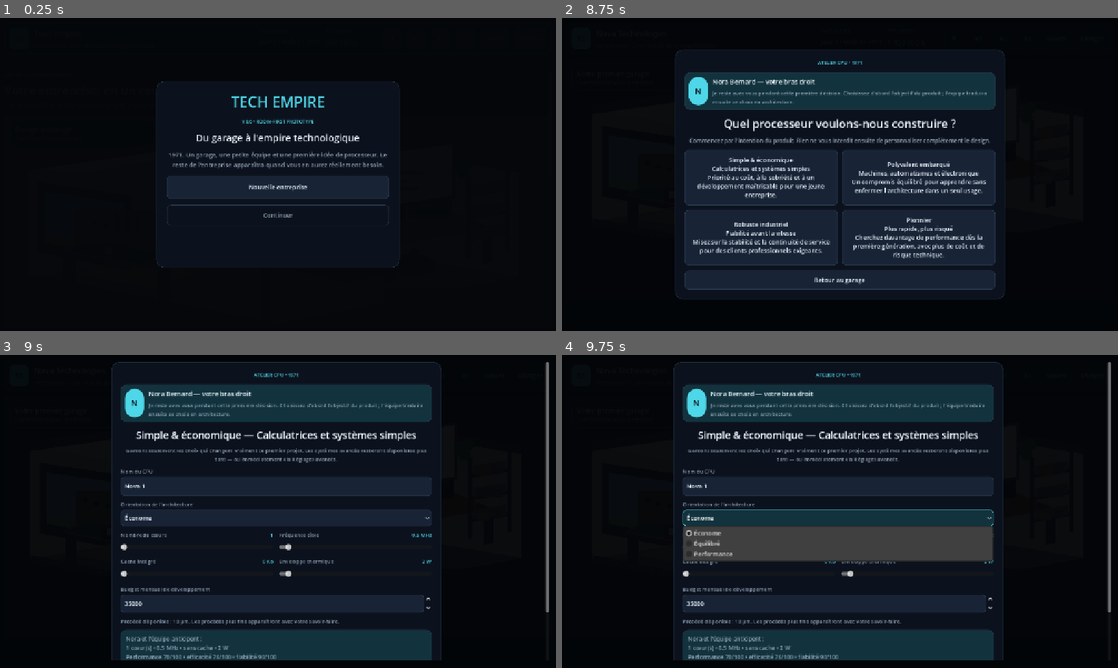
Above: before the commit, frames 1-4 (two rows, left to right).
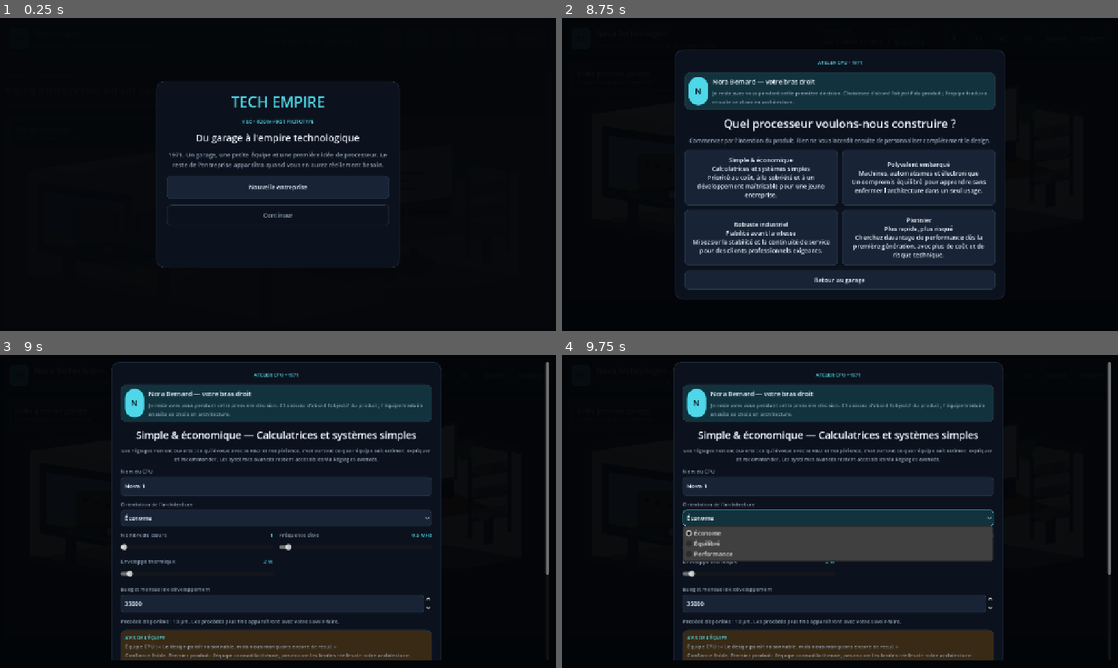
Above: after the commit, the same moments.

Repository: vadorus/addonhardwaregame2d
Game: Godot game, scene res://main.tscn
The game is run twice, just before and just after one commit, with the same random seed, the same clock (stepped at 60 frames per second) and the same inputs.
Inputs (mouse positions are in pixels of both pictures, inside the frame that each line leads up to):
- Up to frame 1 (0.25 s): no input
- Up to frame 2 (8.75 s): click "Nouvelle entreprise" at 0.5 s; click "Ⅱ" at 1.25 s; click "x1" at 2 s; click "x2" at 2.75 s; click "x3" at 3.5 s; click "Sauver" at 4.25 s; click "Charger" at 5 s; click (689, 249) at 5.77 s; click (828, 230) at 6.52 s; click (695, 193) at 7.25 s; click "Nouveau processeur" at 8 s
- Up to frame 3 (9 s): click "Simple & économique Calculatr…" at 8.75 s
- Up to frame 4 (9.75 s): click "Économe" at 9.5 s

Frames 1-2 are identical in both runs. In frame 3, 6.3% of the frame differs, in the area x 21-99%, y 29-98%; in frame 4, 6.2%.

Commit message:
ux: make first CPU estimates honest about company knowledge

Diff:
--- a/ui/FirstCpuWorkshop.gd
+++ b/ui/FirstCpuWorkshop.gd
@@ -6,6 +6,7 @@
 
 const UI := preload("res://ui/UiKit.gd")
 const CPU_DESIGN := preload("res://scripts/CpuDesign.gd")
+const CPU_ADVICE := preload("res://scripts/CpuAdvice.gd")
 
 const BRIEFS := [
 	{
@@ -68,11 +69,13 @@
 var _cores: HSlider
 var _frequency: HSlider
 var _cache: HSlider
+var _cache_field_root: Control
 var _tdp: HSlider
 var _cores_value: Label
 var _frequency_value: Label
 var _cache_value: Label
 var _tdp_value: Label
+var _advisor_label: Label
 var _preview_label: Label
 var _error_label: Label
 
@@ -182,7 +185,7 @@
 	_brief_title = UI.label("Premier CPU", 23)
 	_brief_title.horizontal_alignment = HORIZONTAL_ALIGNMENT_CENTER
 	_config_view.add_child(_brief_title)
-	var config_intro := UI.muted_label("Gardons seulement les choix qui changent vraiment ce premier projet. Les systèmes avancés resteront disponibles plus tard — ou immédiatement via Réglages avancés.", 12)
+	var config_intro := UI.muted_label("Les réglages restent ouverts : ce qui évolue avec la R&D et l'expérience, c'est surtout ce que l'équipe sait estimer, expliquer et recommander. Les systèmes avancés restent accessibles via Réglages avancés.", 12)
 	config_intro.autowrap_mode = TextServer.AUTOWRAP_WORD_SMART
 	config_intro.horizontal_alignment = HORIZONTAL_ALIGNMENT_CENTER
 	_config_view.add_child(config_intro)
@@ -219,6 +222,7 @@
 	var cache_field := _slider_field("Cache intégré", 0.0, 32.0, 1.0, 0.0)
 	_cache = cache_field.slider
 	_cache_value = cache_field.value_label
+	_cache_field_root = cache_field.root
 	tech_grid.add_child(cache_field.root)
 
 	var tdp_field := _slider_field("Enveloppe thermique", 1.0, 25.0, 1.0, 2.0)
@@ -238,6 +242,16 @@
 	var node_label := UI.muted_label("Procédé disponible : 10 µm. Les procédés plus fins apparaîtront avec votre savoir-faire.", 12)
 	node_label.autowrap_mode = TextServer.AUTOWRAP_WORD_SMART
 	_config_view.add_child(node_label)
+
+	var advisor_panel := UI.card(UI.APP_AMBER_DARK, 12, 10)
+	var advisor_box := VBoxContainer.new()
+	advisor_box.add_theme_constant_override("separation", 4)
+	advisor_panel.add_child(advisor_box)
+	advisor_box.add_child(UI.eyebrow("AVIS DE L'ÉQUIPE"))
+	_advisor_label = UI.muted_label("", 12)
+	_advisor_label.autowrap_mode = TextServer.AUTOWRAP_WORD_SMART
+	advisor_box.add_child(_advisor_label)
+	_config_view.add_child(advisor_panel)
 
 	var preview_panel := UI.card(UI.APP_CYAN_DARK, 12, 12)
 	_preview_label = UI.muted_label("", 13)
@@ -342,6 +356,13 @@
 func selected_brief_key() -> String:
 	return _selected_key
 
+func advisor_text() -> String:
+	return _advisor_label.text if _advisor_label != null else ""
+
+func advisor_detail_level() -> int:
+	var focus := str(_selected_brief.get("focus", "BALANCED")) if not _selected_brief.is_empty() else "BALANCED"
+	return CPU_ADVICE.detail_level(focus)
+
 func set_viewport_width(width: float) -> void:
 	if _panel != null:
 		_panel.custom_minimum_size.x = clampf(width - 32.0, 300.0, 760.0)
@@ -379,21 +400,81 @@
 		int(_budget.value),
 		GameData.sourcing_profile("INTERNAL")
 	)
-	_preview_label.text = "Nora et l'équipe anticipent :\n%s • %s • %s • %d W\nPerformance %.0f/100 • efficacité %.0f/100 • fiabilité %.0f/100\nDéveloppement ~%d mois • programme ~%s € • coût technique ~%s €/unité\nCible : %s • priorité : %s" % [
+	var advice := CPU_ADVICE.advice(design, evaluation, str(_selected_brief.get("focus", "BALANCED")))
+	var detail_level := int(advice.get("level", 0))
+	if _cache_field_root != null:
+		_cache_field_root.visible = detail_level >= 1
+	if _advisor_label != null:
+		var focus := str(_selected_brief.get("focus", "BALANCED"))
+		_advisor_label.text = "%s : « %s »\nConfiance %s. %s\n%s\n%s" % [
+			str(advice.get("speaker", "Équipe CPU")),
+			str(advice.get("text", "")),
+			str(advice.get("confidence", "faible")),
+			str(advice.get("detail", "")),
+			CPU_ADVICE.knowledge_summary(focus),
+			str(advice.get("path", ""))
+		]
+
+	var metric_text := ""
+	var timing_text := ""
+	if detail_level <= 0:
+		metric_text = "Performance %s • efficacité %s • fiabilité %s" % [
+			_qualitative_metric(float(evaluation.get("performance", 0.0))),
+			_qualitative_metric(float(evaluation.get("efficiency", 0.0))),
+			_qualitative_metric(float(evaluation.get("reliability", 0.0)))
+		]
+		var months := int(estimate.get("months", 0))
+		var program_cost := int(estimate.get("program_cost", 0))
+		timing_text = "Développement probablement %d–%d mois • budget programme ~%s–%s €" % [
+			maxi(months - 2, 1),
+			months + 3,
+			UI.money(int(round(float(program_cost) * 0.78))),
+			UI.money(int(round(float(program_cost) * 1.28)))
+		]
+	elif detail_level == 1:
+		metric_text = "Performance ~%.0f • efficacité ~%.0f • fiabilité ~%.0f" % [
+			round(float(evaluation.get("performance", 0.0)) / 5.0) * 5.0,
+			round(float(evaluation.get("efficiency", 0.0)) / 5.0) * 5.0,
+			round(float(evaluation.get("reliability", 0.0)) / 5.0) * 5.0
+		]
+		var months := int(estimate.get("months", 0))
+		timing_text = "Développement ~%d–%d mois • programme ~%s €" % [
+			maxi(months - 1, 1),
+			months + 1,
+			UI.money(int(estimate.get("program_cost", 0)))
+		]
+	else:
+		metric_text = "Performance %.0f/100 • efficacité %.0f/100 • fiabilité %.0f/100" % [
+			float(evaluation.get("performance", 0.0)),
+			float(evaluation.get("efficiency", 0.0)),
+			float(evaluation.get("reliability", 0.0))
+		]
+		timing_text = "Développement ~%d mois • programme ~%s € • coût technique ~%s €/unité" % [
+			int(estimate.get("months", 0)),
+			UI.money(int(estimate.get("program_cost", 0))),
+			UI.money(int(evaluation.get("unit_cost", 0)))
+		]
+
+	_preview_label.text = "Estimation actuelle :\n%s • %s • %s • %d W\n%s\n%s\nCible : %s • priorité : %s" % [
 		"%d cœur(s)" % int(design.get("cores", 1)),
 		CPU_DESIGN.format_frequency(design),
-		CPU_DESIGN.format_cache(design),
+		CPU_DESIGN.format_cache(design) if detail_level >= 1 else "cache géré par l'équipe",
 		int(design.get("tdp_w", 2)),
-		float(evaluation.get("performance", 0.0)),
-		float(evaluation.get("efficiency", 0.0)),
-		float(evaluation.get("reliability", 0.0)),
-		int(estimate.get("months", 0)),
-		UI.money(int(estimate.get("program_cost", 0))),
-		UI.money(int(evaluation.get("unit_cost", 0))),
+		metric_text,
+		timing_text,
 		MarketManager.segment_label(str(_selected_brief.get("segment", "EMBEDDED"))),
 		str(GameData.FOCUS_OPTIONS.get(str(_selected_brief.get("focus", "BALANCED")), {}).get("label", "Équilibré"))
 	]
 	_update_slider_labels()
+
+func _qualitative_metric(value: float) -> String:
+	if value >= 72.0:
+		return "élevée"
+	if value >= 55.0:
+		return "correcte"
+	if value >= 42.0:
+		return "incertaine"
+	return "faible"
 
 func _update_slider_labels() -> void:
 	if _cores_value != null:
